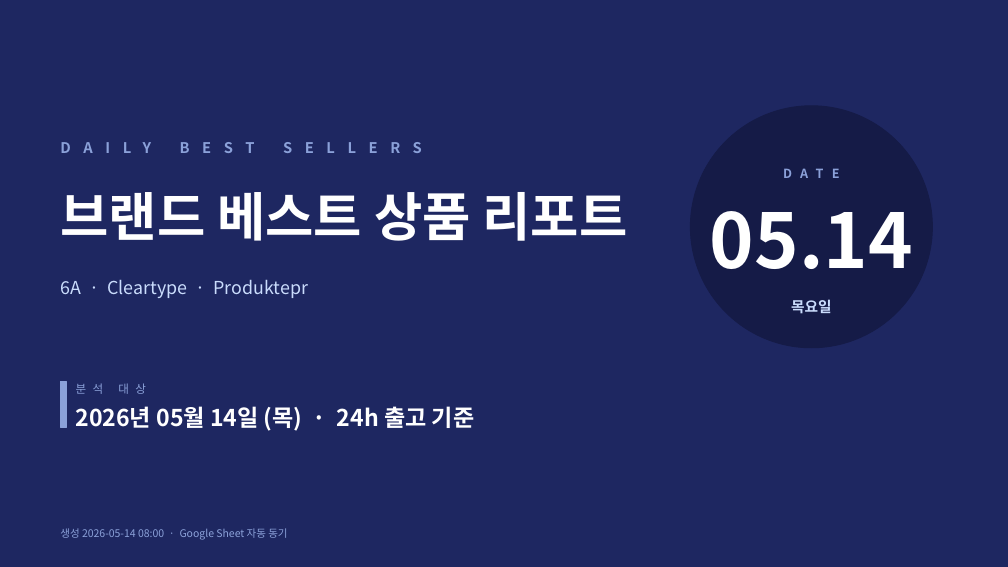
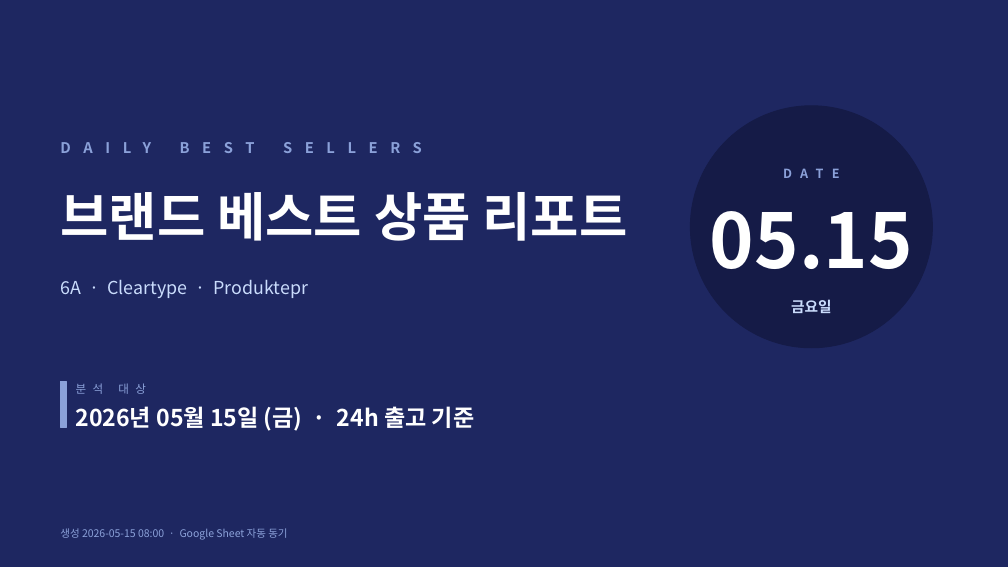
Before and after one commit to j65209/Brightbeed, a slide deck: slide 1 of data/sales-report.pptx. Drawn at 1008x567 pixels with LibreOffice and Linux fonts; fonts in the diff are those of the drawing. Boxes give left, top, right and bottom in pixels: in the first picture for what was removed or moved away, otherwise in the second. Text is boxed around its words. In the diff, an @@ line names an element or a change of style, - is before the commit and + after.

```diff
--- a/data/sales-report.pptx
+++ b/data/sales-report.pptx
@@ text at <box>710,211,913,269</box>: text changed @@
-05.14
+05.15
@@ text at <box>791,299,832,313</box>: text changed @@
-목요일
+금요일
@@ text at <box>76,406,474,431</box>: text changed @@
-2026년 05월 14일 (목) · 24h 출고 기준
+2026년 05월 15일 (금) · 24h 출고 기준
@@ text at <box>60,528,287,540</box>: text changed @@
-생성 2026-05-14 08:00 · Google Sheet 자동 동기
+생성 2026-05-15 08:00 · Google Sheet 자동 동기
```
Also in this commit, not shown: 6 other slides changed.
